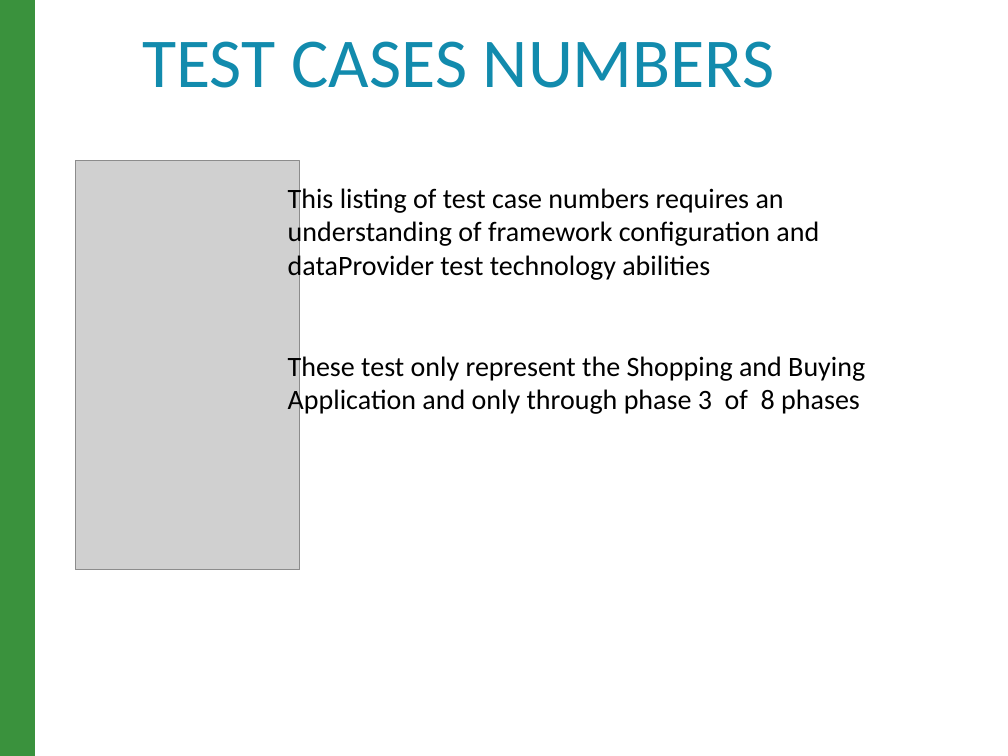
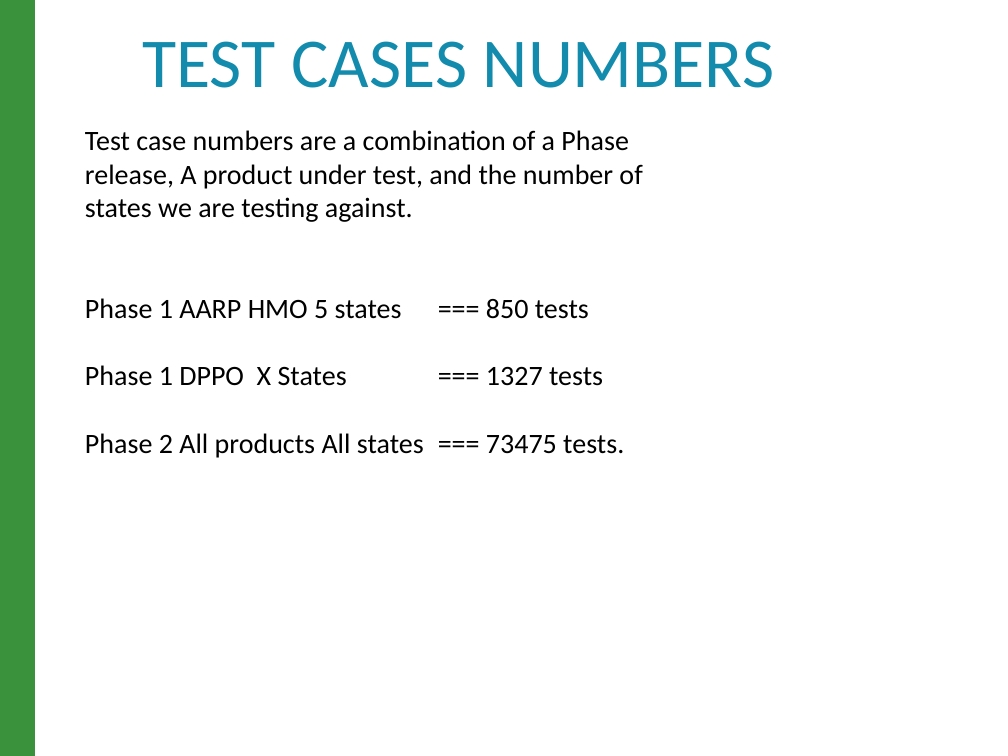
Before and after one commit to raghav9329/mainProf, a slide deck: slide 11 of CurrentWork_Delta/CX_StrategyPowerPoint.pptx. Drawn at 1008x756 pixels with LibreOffice and Linux fonts; fonts in the diff are those of the drawing; grey boxes stand for pictures. Boxes give left, top, right and bottom in pixels: in the first picture for what was removed or moved away, otherwise in the second. Text is boxed around its words. In the diff, an @@ line names an element or a change of style, - is before the commit and + after.

```diff
--- a/CurrentWork_Delta/CX_StrategyPowerPoint.pptx
+++ b/CurrentWork_Delta/CX_StrategyPowerPoint.pptx
@@ text at [85, 130, 642, 458]: text changed @@
-This listing of test case numbers requires an understanding of framework configuration and dataProvider test technology abilities
-These test only represent the Shopping and Buying Application and only through phase 3 of 8 phases
+Test case numbers are a combination of a Phase release, A product under test, and the number of states we are testing against.
+Phase 1 AARP HMO 5 states === 850 tests
+Phase 1 DPPO X States === 1327 tests
+Phase 2 All products All states === 73475 tests.
@@ picture removed at [75, 161, 299, 571] @@
```
Also in this commit, not shown: 5 other slides changed, 1 other file.
